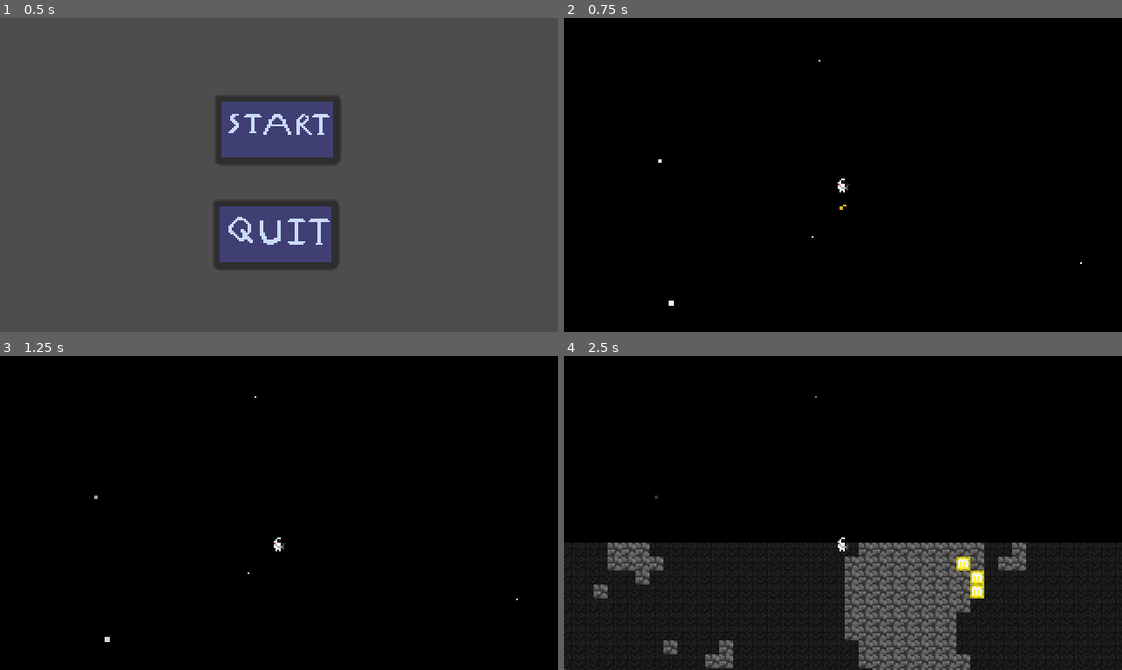
Above: before the commit, frames 1-4 (two rows, left to right).
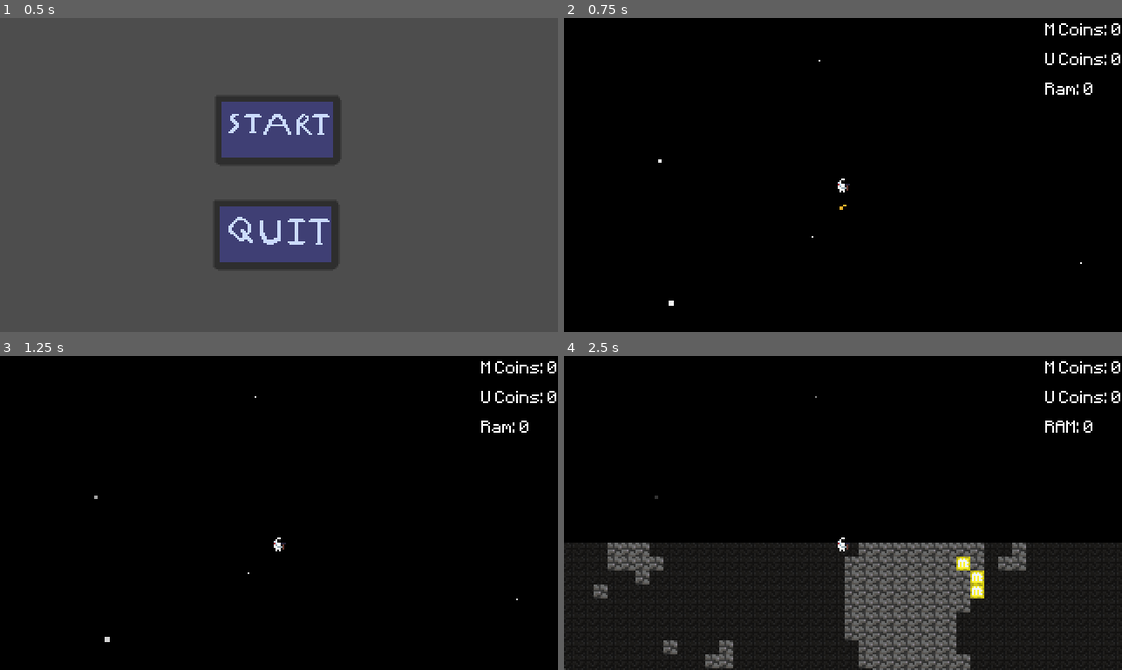
Above: after the commit, the same moments.

Repository: Larrycoder12/THM_Prod
Game: Godot game, scene res://scenes/main_menu.tscn
The game is run twice, just before and just after one commit, with the same random seed, the same clock (stepped at 60 frames per second) and the same inputs.
Inputs (mouse positions are in pixels of both pictures, inside the frame that each line leads up to):
- Up to frame 1 (0.5 s): no input
- Up to frame 2 (0.75 s): click (843, 131) at 0.5 s
- Up to frame 3 (1.25 s): no input
- Up to frame 4 (2.5 s): tap Enter at 1.25 s; hold W (up) 1.28-2.03 s; hold Right (right) from 1.28 s (still down); tap Space (dash) at 2.1 s; tap W (up) at 2.27, 2.3 s

Frame 1 is identical in both runs. In frame 2, 0.4% of the frame differs, in the area x 86-100%, y 1-25%; in frame 3, 0.4%; in frame 4, 0.5%.

Commit message:
Gigantic update

Diff:
--- a/scenes/node_2d.gd
+++ b/scenes/node_2d.gd
@@ -21,7 +21,7 @@
 const STONE_BG = Vector2i(0, 0)
 
 const LOAD_RADIUS_X = 14
-const LOAD_RADIUS_Y = 25 # Increased to ensure floor loads while falling
+const LOAD_RADIUS_Y = 25
 
 var surface_noise = FastNoiseLite.new()
 var cave_noise = FastNoiseLite.new()
--- a/scenes/node_2d.tscn
+++ b/scenes/node_2d.tscn
@@ -1,10 +1,11 @@
 [gd_scene format=3 uid="uid://3jb56obc2by"]
 
-[ext_resource type="Script" path="res://scenes/node_2d.gd" id="1_4vge2"]
+[ext_resource type="Script" uid="uid://4taxh3ymjamb" path="res://scenes/node_2d.gd" id="1_4vge2"]
 [ext_resource type="PackedScene" uid="uid://btcbpsojydtv6" path="res://scenes/player.tscn" id="1_6e84v"]
 [ext_resource type="Texture2D" uid="uid://dkv5g5jjrl1af" path="res://assets/SpriteSheet.png" id="2_4dvvg"]
 [ext_resource type="Texture2D" uid="uid://crlxtj8sbbucp" path="res://assets/BG_sheet.png" id="3_4vge2"]
 [ext_resource type="PackedScene" uid="uid://c8hqy0ot744vp" path="res://scenes/pause_menu.tscn" id="5_04qyp"]
+[ext_resource type="FontFile" uid="uid://cqrh5ltnhxkb3" path="res://assets/Minecraftia-Regular.ttf" id="6_j7wrs"]
 
 [sub_resource type="TileSetAtlasSource" id="TileSetAtlasSource_4vge2"]
 texture = ExtResource("2_4dvvg")
@@ -37,6 +38,10 @@
 tile_size = Vector2i(8, 8)
 sources/0 = SubResource("TileSetAtlasSource_04qyp")
 
+[sub_resource type="LabelSettings" id="LabelSettings_j7wrs"]
+font = ExtResource("6_j7wrs")
+font_size = 8
+
 [node name="Node2D2" type="Node2D" unique_id=1713976250]
 script = ExtResource("1_4vge2")
 
@@ -56,3 +61,13 @@
 offset_top = 12.0
 offset_right = -59.0
 offset_bottom = 1.0
+
+[node name="Label" type="Label" parent="CanvasLayer" unique_id=524796764]
+offset_left = 276.0
+offset_top = 1.0
+offset_right = 407.0
+offset_bottom = 91.0
+text = "M Coins: 0
+U Coins: 0
+Ram: 0"
+label_settings = SubResource("LabelSettings_j7wrs")
--- a/scripts/player.gd
+++ b/scripts/player.gd
@@ -10,14 +10,19 @@
 const BREAK_THRESHOLD = 120.0
 const DEFAULT_HEALTH = 100.0
 const SLAM_VELOCITY = 300
-
+var player_resources = {};
 var tile_health = {}
 var slamming = false
 const GRAVITY = 400
 
+var m_coins = 0
+var u_coins = 0
+var ram = 0
+
+
+@onready var label: Label = $"../CanvasLayer/Label"
 func _physics_process(delta: float) -> void:
 	var pre_collision_velocity = velocity
-
 	if not is_on_floor():
 		velocity.y += GRAVITY * delta
 	if is_on_floor():
@@ -86,5 +91,23 @@
 	tile_health[map_pos] -= damage
 
 	if tile_health[map_pos] <= 0:
+		var atlas_coords = layer.get_cell_atlas_coords(map_pos)
 		layer.erase_cell(map_pos)
 		tile_health.erase(map_pos)
+		print(atlas_coords)
+		match atlas_coords:
+			Vector2i(0, 0):
+				u_coins += 1
+				print("U coin added")
+			Vector2i(0, 1):
+				m_coins += 1
+				print("M coin added")
+			Vector2i(0, 2), Vector2i(1, 2):
+				ram += 1
+				print("RAM coin added")
+		label.text = "M Coins: " + str(m_coins) + "\nU Coins: " + str(u_coins) + "\nRAM: " + str(ram)
+
+
+		## Assuming the script is attached to the parent of the Label node
+#func update_score(new_score):
+ #   $LabelNodeName.text = "Score: " + str(new_score) #
Binary file added: assets/Minecraftia-Regular.ttf
Not shown, added: assets/Minecraftia-Regular.ttf.import
